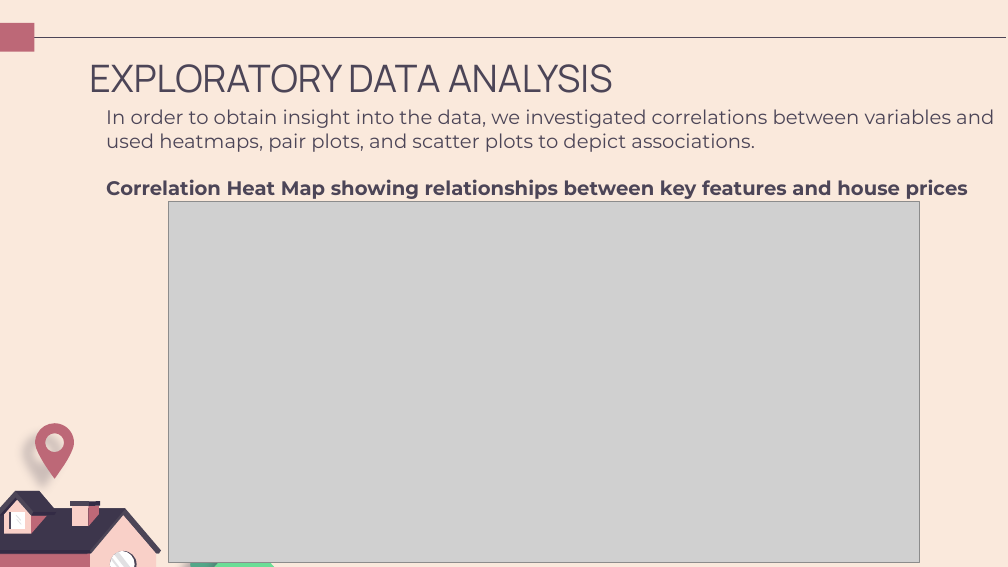
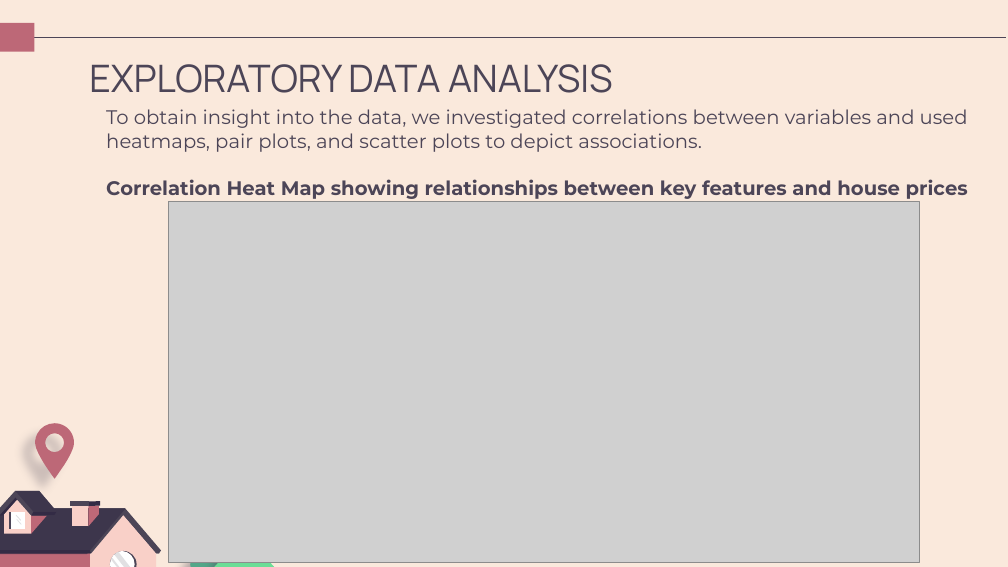
Before and after one commit to Bkiambuthi/dsc-phase-2-project-v2-3, a slide deck: slide 11 of Understanding King County's Housing Market.pptx (slide 14 before the commit). Drawn at 1008x567 pixels with LibreOffice and Linux fonts; fonts in the diff are those of the drawing; grey boxes stand for pictures. Boxes give left, top, right and bottom in pixels: in the first picture for what was removed or moved away, otherwise in the second. Text is boxed around its words. In the diff, an @@ line names an element or a change of style, - is before the commit and + after.

```diff
--- a/Understanding King County's Housing Market.pptx
+++ b/Understanding King County's Housing Market.pptx
@@ text at (x1=106, y1=109, x2=968, y2=152): text changed @@
-In order to obtain insight into the data, we investigated correlations between variables and used heatmaps, pair plots, and scatter plots to depict associations.
+To obtain insight into the data, we investigated correlations between variables and used heatmaps, pair plots, and scatter plots to depict associations.
```
Also in this commit, not shown: 14 other slides changed, 9 slides added, 12 slides removed, 1 other file.
